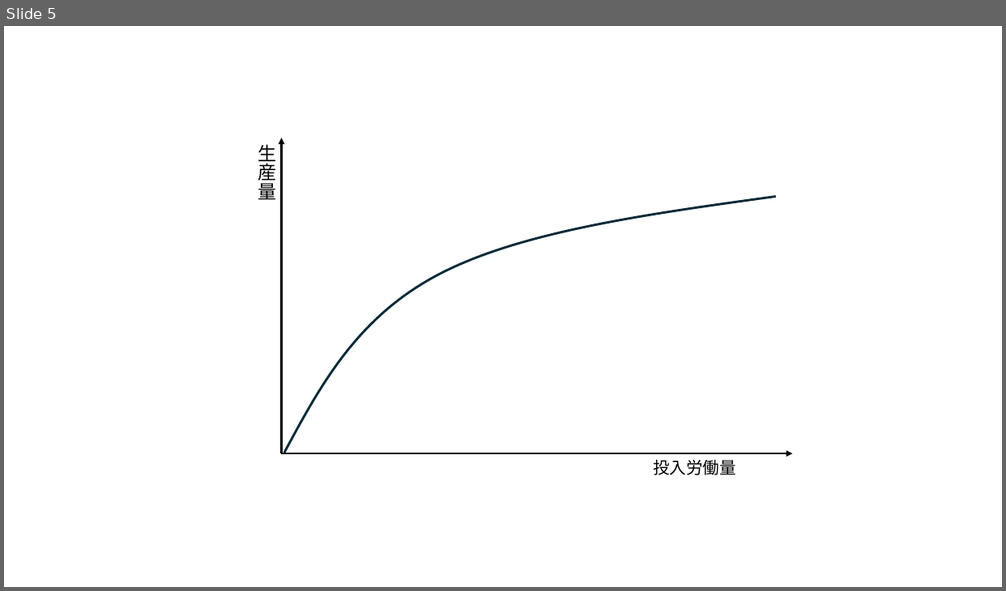
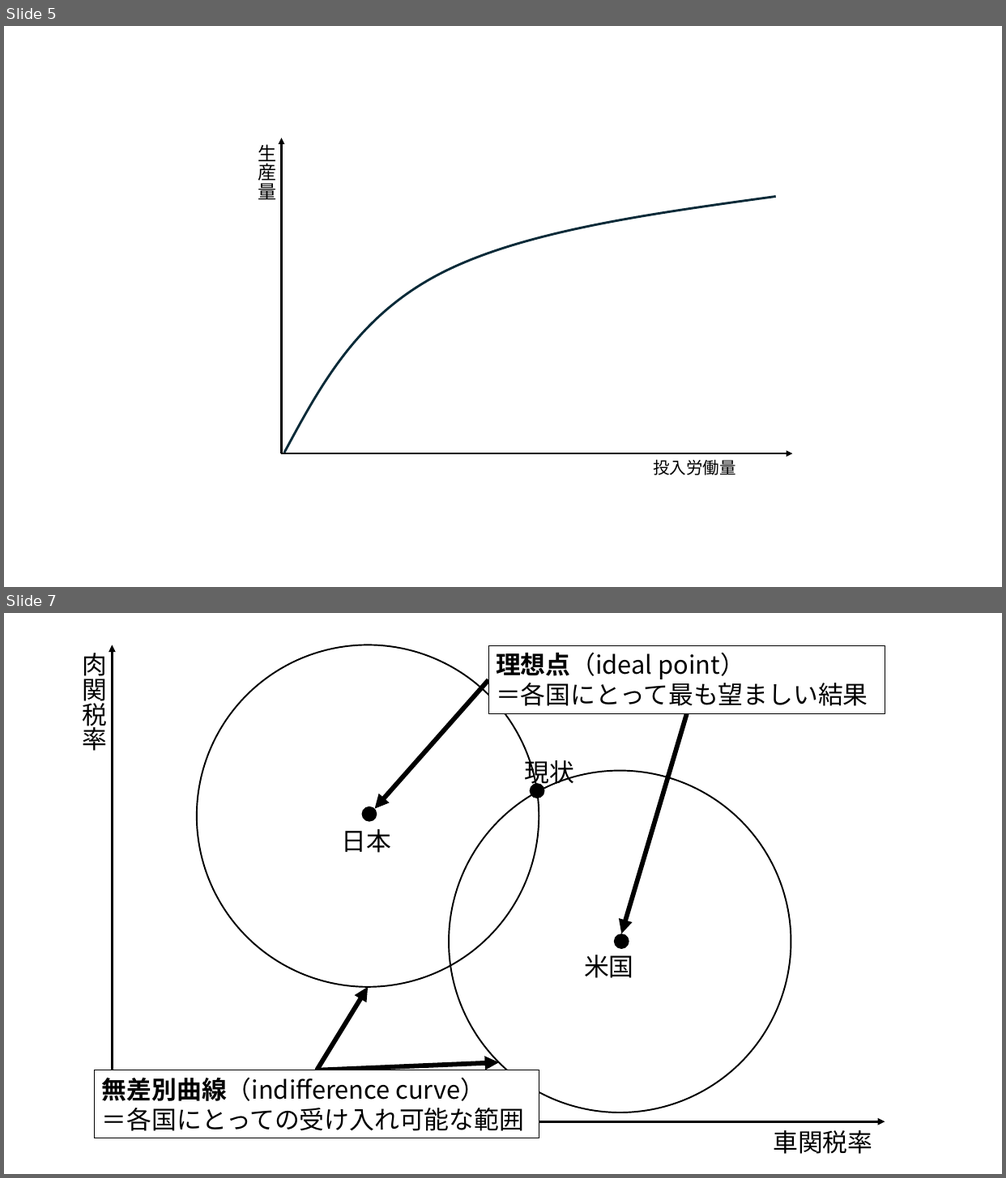
Before and after one commit to junpei-suzuki/IPE1-2026-Gakushuin, a slide deck: figs/DIYfigures_ipe1.pptx. Shown one above the other, each under a label of ours: slide 5 before the commit, slides 5 and 7 after it; the slides between them are not shown. The pictures are 1006x591 and 1006x1178 pixels, drawn with LibreOffice and Linux fonts; fonts in the diff are those of the drawing. Boxes give left, top, right and bottom in pixels: in the first picture for what was removed or moved away, otherwise in the second. Text is boxed around its words. In the diff, an @@ line names an element or a change of style, - is before the commit and + after.

```diff
--- a/figs/DIYfigures_ipe1.pptx
+++ b/figs/DIYfigures_ipe1.pptx
@@ slide 7 added at (4,613,1002,1174), background #FFFFFF @@
@@ group added at (82,645,885,1154): 6 arrows, 5 texts, 5 ellipses, 2 rectangles @@
+車関税率
+肉関税率
+日本
+米国
+現状
+理想点（ideal point）
+＝各国にとって最も望ましい結果
+無差別曲線（indifference curve）
+＝各国にとっての受け入れ可能な範囲
```
Also in this commit, not shown: 3 other slides added, 11 other files.
